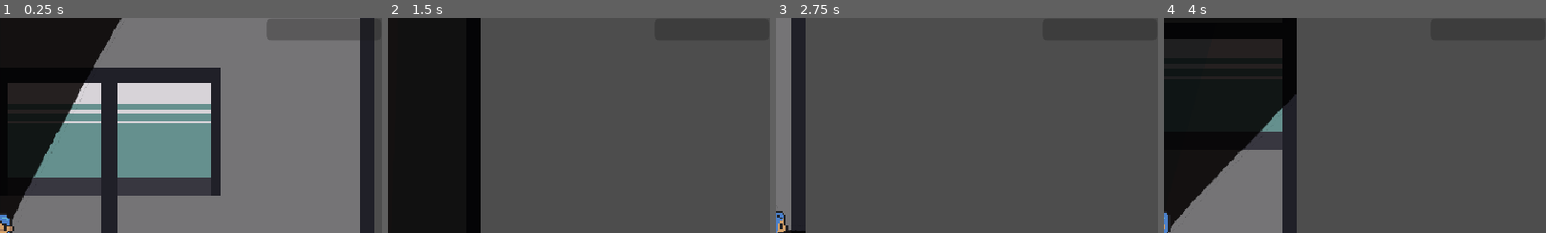
Above: before the commit, frames 1-4 (left to right).
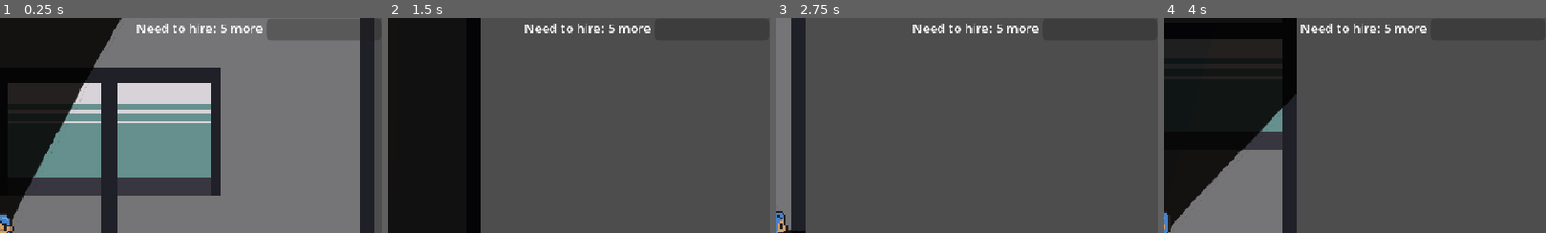
Above: after the commit, the same moments.

Repository: ygda-org/brackeys-26.2
Game: Godot game, scene res://main/main.tscn
The game is run twice, just before and just after one commit, with the same random seed, the same clock (stepped at 60 frames per second) and the same inputs. Sound files missing from this copy of the repository are replaced by a short silence.
Inputs (mouse positions are % of the whole screen's width and height, from its top left):
- Up to frame 1 (0.25 s): no input
- Up to frame 2 (1.5 s): tap Enter at 0.5 s; move the mouse to (72, 45) at 0.52 s; hold D (right) 0.53-1.28 s; click (72, 45) at 0.6 s; move the mouse to (30, 55) at 1.27 s; hold S (down) from 1.28 s (still down); click (30, 55) at 1.35 s
- Up to frame 3 (2.75 s): move the mouse to (60, 28) at 2.02 s; release S (down) at 2.03 s; hold D (right) from 2.03 s (still down); click (60, 28) at 2.1 s
- Up to frame 4 (4 s): move the mouse to (45, 70) at 2.77 s; release D (right) at 2.78 s; hold W (up) 2.78-3.53 s; click (45, 70) at 2.85 s; move the mouse to (80, 65) at 3.52 s; hold A (left) from 3.53 s (still down); click (80, 65) at 3.6 s
The pictures show only the part of the screen within x 50-100%, y 0-50%; the shares and areas given below are measured in that part.

The runs differ from the first frame. In frame 1, 0.7% of the frame differs, in the area x 35-69%, y 2-8%; in frame 2, 0.7%; in frame 3, 0.7%; in frame 4, 0.7%.

Commit message:
hiring quota

Diff:
--- a/globals/game_state.gd
+++ b/globals/game_state.gd
@@ -25,6 +25,8 @@
 var productivity_points: int = 0
 var production_requirement: float = 25
 
+var hiring_quota_remaining: int = 5
+
 func _ready():
 	day_started.connect(start_day)
 	day_failed.connect(game_over)
--- a/ui/hud/hud.gd
+++ b/ui/hud/hud.gd
@@ -14,6 +14,7 @@
 		return
 	else:
 		visible = true
+	$HiringAmount.text = "Need to hire: " + str(GameState.hiring_quota_remaining) + " more"
 	$QuotaBar.value = GameState.productivity_points
 	$DayTimer.value = $DayTimer.value - delta
 	if $DayTimer.value < 0.1:
--- a/ui/hud/hud.tscn
+++ b/ui/hud/hud.tscn
@@ -23,3 +23,10 @@
 offset_right = 959.0
 offset_bottom = 28.0
 show_percentage = false
+
+[node name="HiringAmount" type="Label" parent="." unique_id=2098347358]
+offset_left = 651.0
+offset_top = 1.0
+offset_right = 808.0
+offset_bottom = 24.0
+text = "Need to hire: 5 more"
